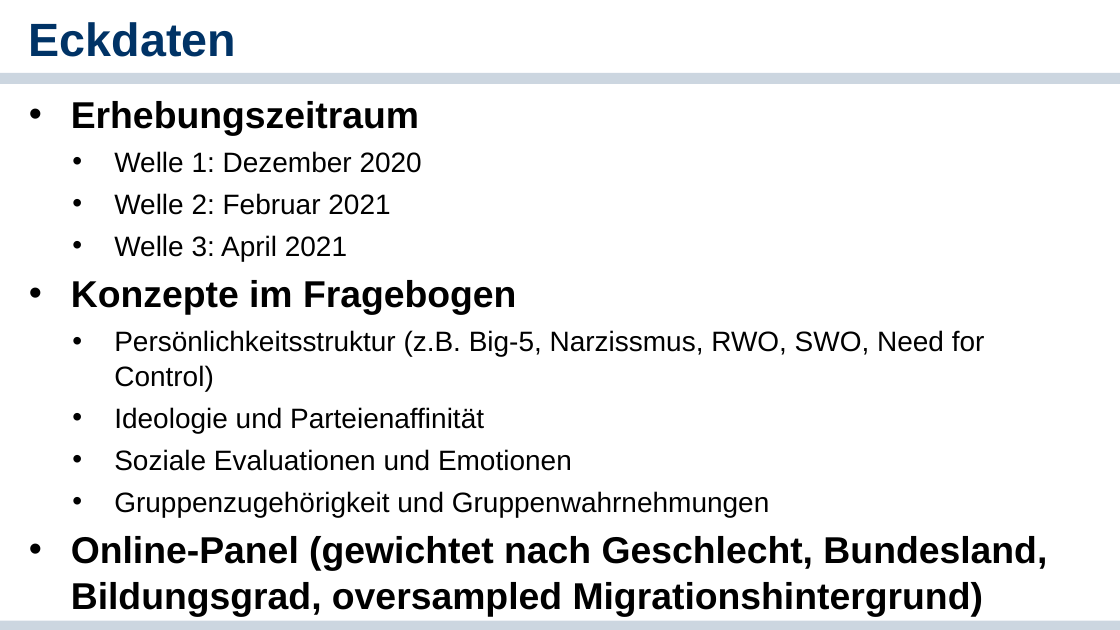
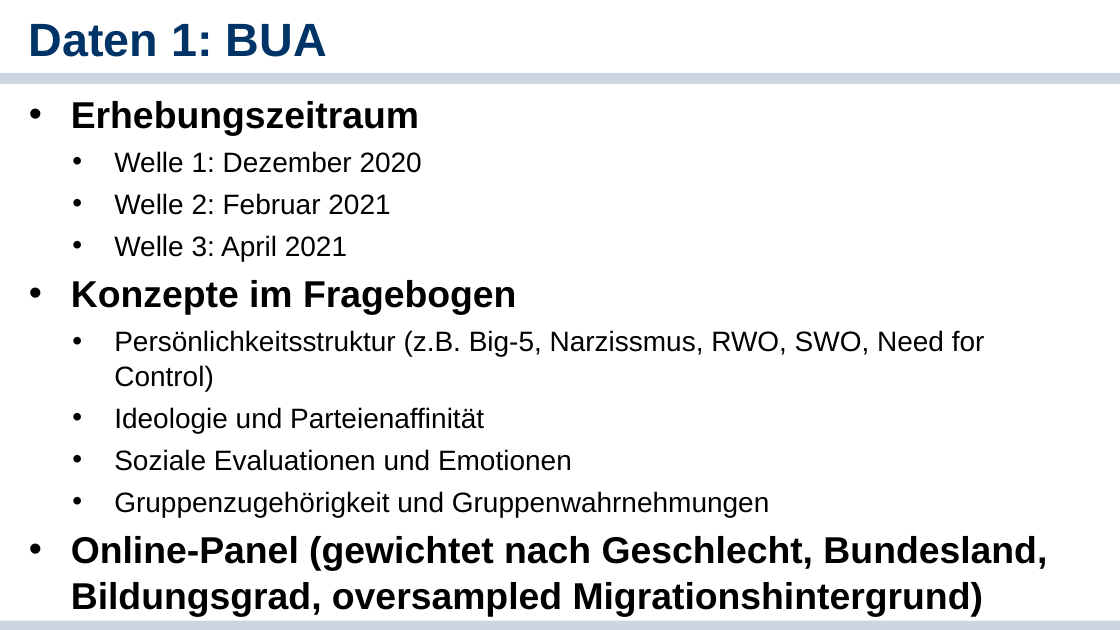
Before and after one commit to cgnguyen/class_political_psychology, a slide deck: slide 20 of 2_Slides_Literature/2_Basics of Political Psychology/2-Methoden und Theorien der politischen Psychologie.pptx. Drawn at 1120x630 pixels with LibreOffice and Linux fonts; fonts in the diff are those of the drawing; background and template pictures are left out. Boxes give left, top, right and bottom in pixels: in the first picture for what was removed or moved away, otherwise in the second. Text is boxed around its words. In the diff, an @@ line names an element or a change of style, - is before the commit and + after.

```diff
--- a/2_Slides_Literature/2_Basics of Political Psychology/2-Methoden und Theorien der politischen Psychologie.pptx
+++ b/2_Slides_Literature/2_Basics of Political Psychology/2-Methoden und Theorien der politischen Psychologie.pptx
@@ title at box(29, 24, 327, 57): text changed @@
-Eckdaten
+Daten 1: BUA
```
Also in this commit, not shown: 3 other slides changed, 4 slides added, 2 other files.
